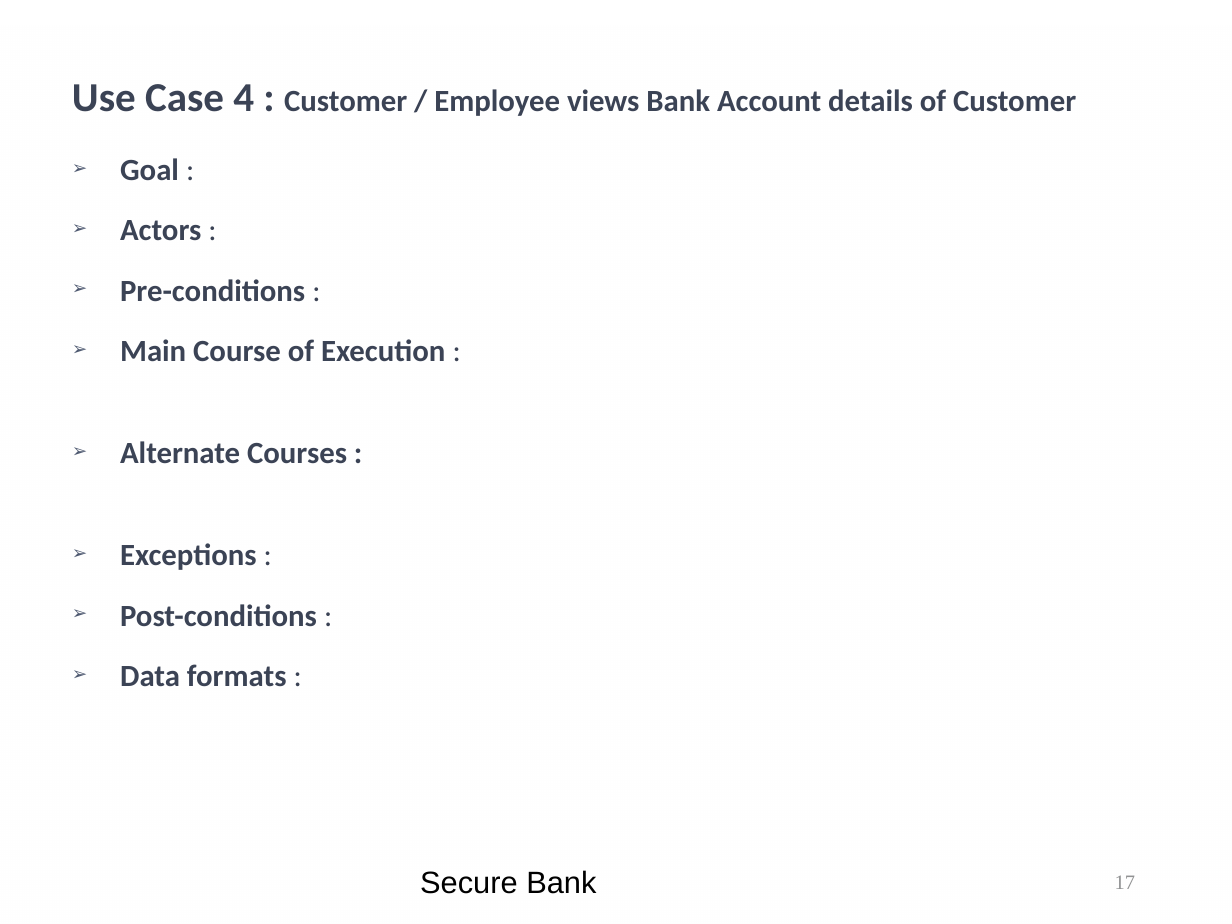
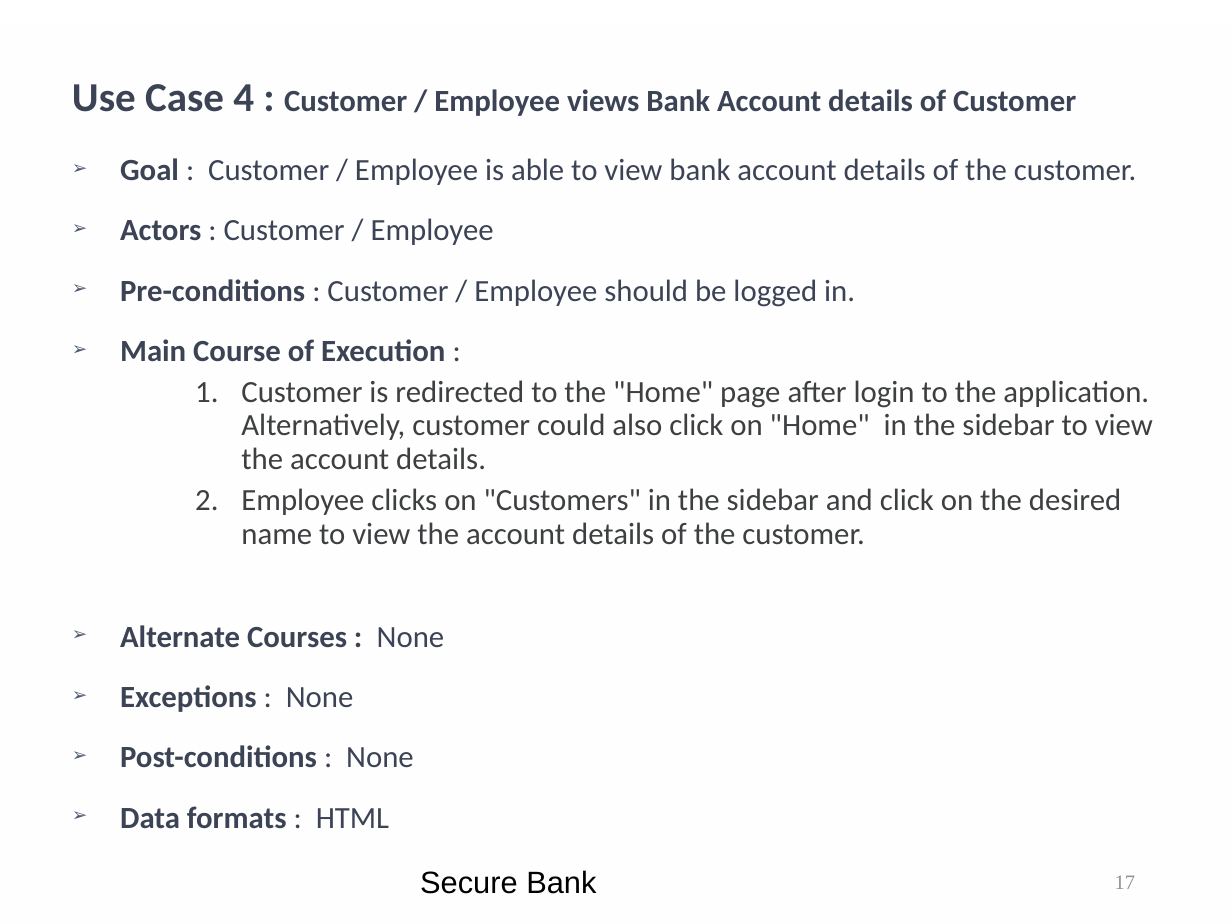
Before and after one commit to kwuerl/secure-coding-team-8, a slide deck: slide 17 of presentations/Phase3.ppt. Drawn at 1232x924 pixels with LibreOffice and Linux fonts; fonts in the diff are those of the drawing; background and template pictures are left out. Boxes give left, top, right and bottom in pixels: in the first picture for what was removed or moved away, otherwise in the second. Text is boxed around its words. In the diff, an @@ line names an element or a change of style, - is before the commit and + after.

```diff
--- a/presentations/Phase3.ppt
+++ b/presentations/Phase3.ppt
@@ text at box(120, 158, 1136, 307): text changed; bold off @@
-➢ Goal :
-➢ Actors :
-➢ Pre-conditions :
+➢ Goal : Customer / Employee is able to view bank account details of the customer.
+➢ Actors : Customer / Employee
+➢ Pre-conditions : Customer / Employee should be logged in.
@@ text at box(120, 380, 1153, 829): text changed; text colour #3B4355 to #3D3F41; bold off @@
-➢ Alternate Courses :
-➢ Exceptions :
-➢ Post-conditions :
-➢ Data formats :
+    1. Customer is redirected to the "Home" page after login to the application. Alternatively, customer could also click on "Home" in the sidebar to view the account details.
+    2. Employee clicks on "Customers" in the sidebar and click on the desired name to view the account details of the customer.
+➢ Alternate Courses : None
+➢ Exceptions : None
+➢ Post-conditions : None
+➢ Data formats : HTML
```
Also in this commit, not shown: 11 other slides changed, 1 slide added.
